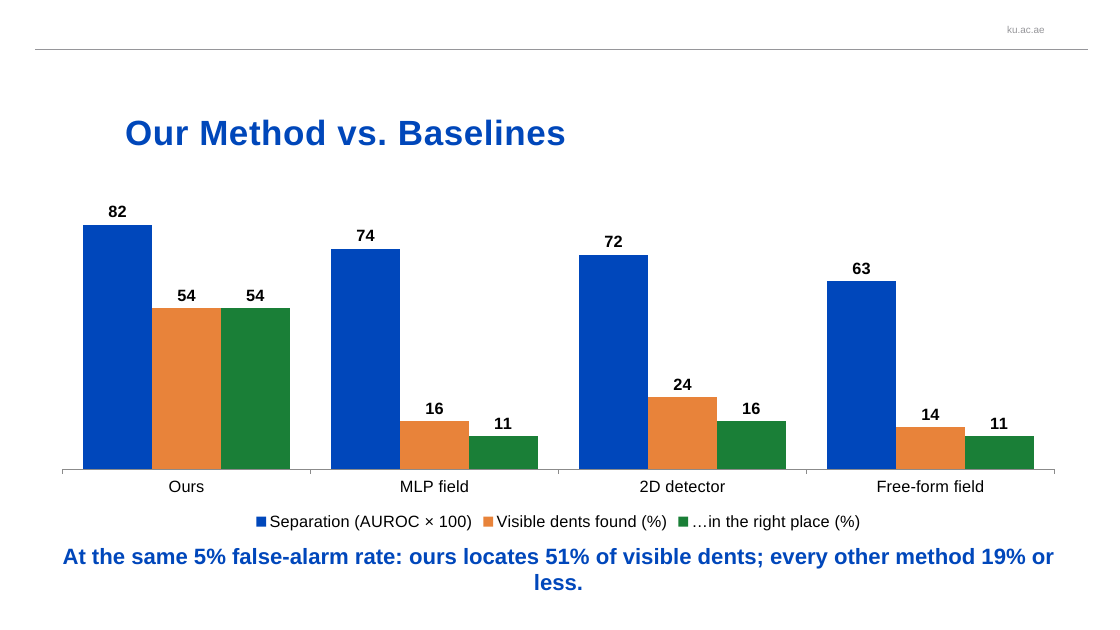
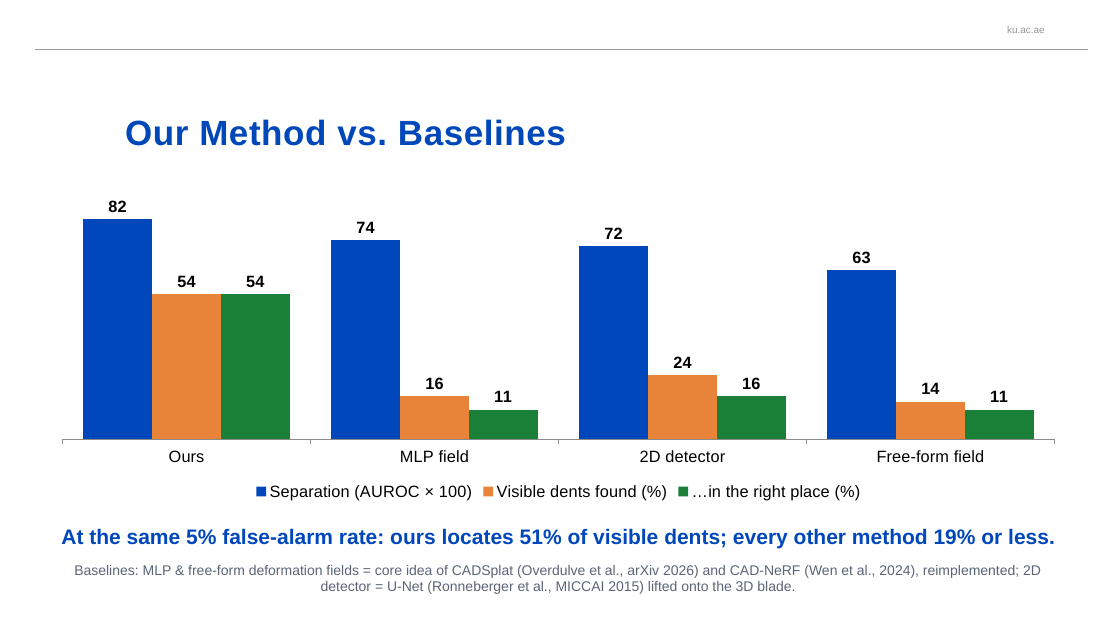
Before and after one commit to afeefaaazam03/3D-Jetblade, a slide deck: slide 15 of media/BladeDelta_presentation.pptx (slide 14 before the commit). Drawn at 1120x630 pixels with LibreOffice and Linux fonts; fonts in the diff are those of the drawing; background and template pictures are left out. Boxes give left, top, right and bottom in pixels: in the first picture for what was removed or moved away, otherwise in the second. Text is boxed around its words. In the diff, an @@ line names an element or a change of style, - is before the commit and + after.

```diff
--- a/media/BladeDelta_presentation.pptx
+++ b/media/BladeDelta_presentation.pptx
@@ column chart: place and size @@
-column chart at [42, 164, 1075, 534]
+column chart at [42, 164, 1075, 504]
@@ text "At the same 5% false-alarm ...": place and size @@
-text "At the same 5% false-alarm ..." at [63, 548, 1054, 591]
+text "At the same 5% false-alarm ..." at [61, 528, 1055, 548]
@@ text "At the same 5% false-alarm ..." at [61, 528, 1055, 548]: size 19 to 18 pt @@
@@ text added at [74, 565, 1041, 594], 12 pt, text #5A6577 @@
+Baselines: MLP & free-form deformation fields = core idea of CADSplat (Overdulve et al., arXiv 2026) and CAD-NeRF (Wen et al., 2024), reimplemented; 2D detector = U-Net (Ronneberger et al., MICCAI 2015) lifted onto the 3D blade.
```
Also in this commit, not shown: 1 other slide changed, 5 slides added, 1 slide removed.
